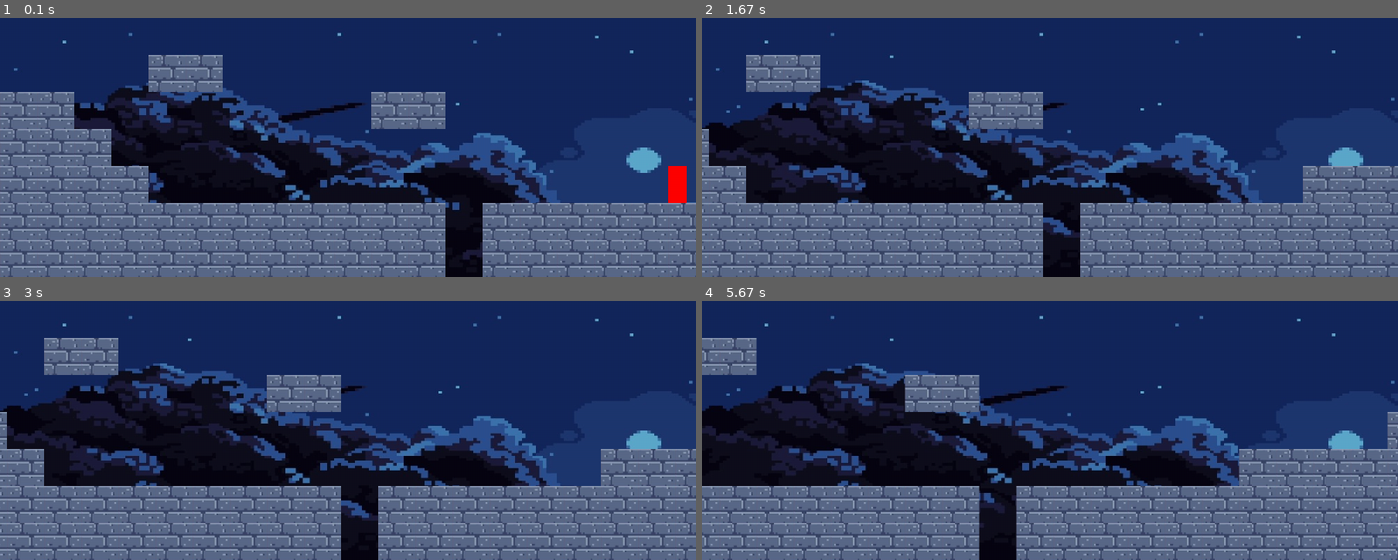
Above: before the commit, frames 1-4 (two rows, left to right).
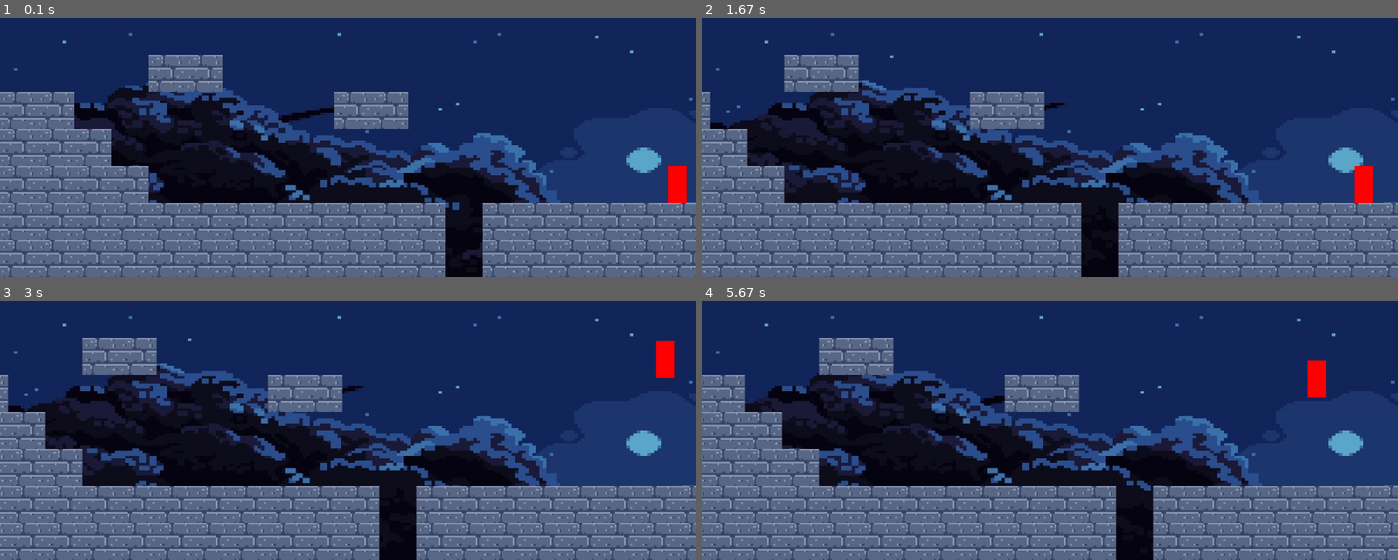
Above: after the commit, the same moments.

Repository: itsjames212/pygame-platformer
Game: pygame game, started from platformer.py
Two runs of this game, one before a commit and one after it. Both use one fixed random seed, a clock stepped at 60 frames per second and the inputs below.
Inputs:
- Up to frame 1 (0.1 s): no input
- Up to frame 2 (1.67 s): hold D 0.33-0.8 s; hold D 0.83-1.3 s; tap Space at 0.9, 1.2, 1.4 s; hold A from 1.33 s (still down)
- Up to frame 3 (3 s): tap Space at 1.7, 1.97, 2.27, 2.4, 2.7 s; release A at 1.87 s; hold A 1.9-2.3 s; hold D 2.33-2.97 s
- Up to frame 4 (5.67 s): hold A 3-3.47 s; tap Space at 3.07, 3.37, 3.57, 3.87, 4.07, 4.37, 4.57, 4.87, 5.13, 5.43, 5.57 s; hold D 3.5-3.97 s; hold D 4-4.47 s; hold A 4.5-5.03 s; hold A 5.07-5.47 s; hold D from 5.5 s (still down)

The runs differ from the first frame. In frame 1, 1.5% of the frame differs, in the area x 48-64%, y 28-43%; in frame 2, 11%; in frame 3, 12%; in frame 4, 23%, in the area x 0-100%, y 14-100%.

Commit message:
added some sort of a camera system

Diff:
--- a/level.py
+++ b/level.py
@@ -66,14 +66,19 @@
     def scroll_x(self):
         player = self.player.sprite
         player_x = player.rect.centerx
-        direction_x = player.direction.x
+        player_x_direction = player.direction.x
+        player_y_direction = player.direction.y
 
-        if player_x < 5 and direction_x < 0:
-            self.world_shift = 10
-            player.speed = 0
-        elif player_x > 1195 and direction_x > 0:
-            self.world_shift = -10
-            player.speed = 0
+        if player_x_direction == 3:
+            self.world_shift = -3
+            if player_x > 1195:
+                player.speed = 0
+                self.world_shift = -3
+        elif player_x_direction == -3:
+            self.world_shift = 3
+            if player_x < 5:
+                player.speed = 0
+                self.world_shift = 3
         else:
             self.world_shift = 0
             player.speed = 1
--- a/player.py
+++ b/player.py
@@ -12,7 +12,7 @@
         self.direction = pygame.math.Vector2(0, 0)
         self.speed = 1
         self.gravity = 0.8
-        self.jump_speed = -16
+        self.jump_speed = -18
 
 
     def apply_gravity(self):
@@ -26,13 +26,13 @@
     def get_input(self):
         keys = pygame.key.get_pressed()
         if keys[pygame.K_d]:
-            self.direction.x = 5
+            self.direction.x = 3
         elif keys[pygame.K_a]:
-            self.direction.x = -5
+            self.direction.x = -3
         else:
             self.direction.x = 0
 
-        if keys[pygame.K_SPACE]:
+        if keys[pygame.K_SPACE] and self.direction.y == 0:
             self.jump()
 
     def update(self):
--- a/settings.py
+++ b/settings.py
@@ -1,10 +1,10 @@
 level_map = [
-  '                   ',
-  '    XX                       XX ',
-  'XX        XX                    ',
-  'XXX                    XXXX     ',
-  'XXXX              PXXXXXXXXX    ',
-  'XXXXXXXXXXXX XXXXXXXXXXXXXXXXX  ',
+  '                                                    ',
+  '    XX                       XX                     ',
+  'XX       XX                                         ',
+  'XXX                     XXXX                        ',
+  'XXXX              P                          XXXX   ',
+  'XXXXXXXXXXXX XXXXXXXXXXXXXXXXXXXXXXXXXXXXXXXXXXXXX  ',
   'XXXXXXXXXXXX XXXXXXXXXXXXXXXXXXX']
 tile_size = 64
 screen_width = 1200
